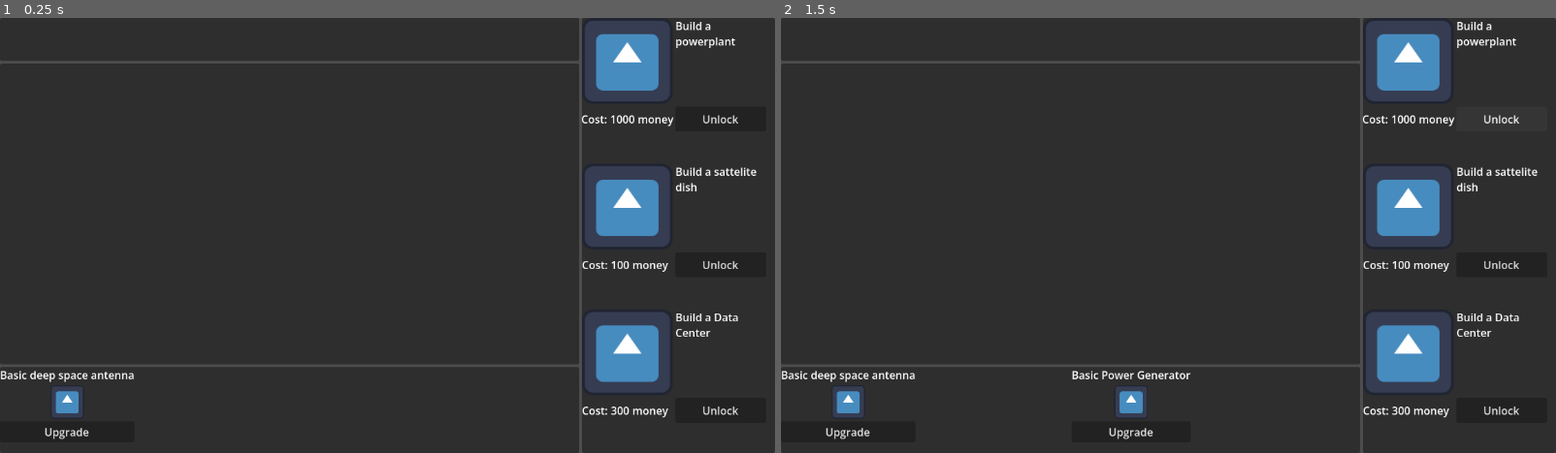
Above: before the commit, frames 1-2 (left to right).
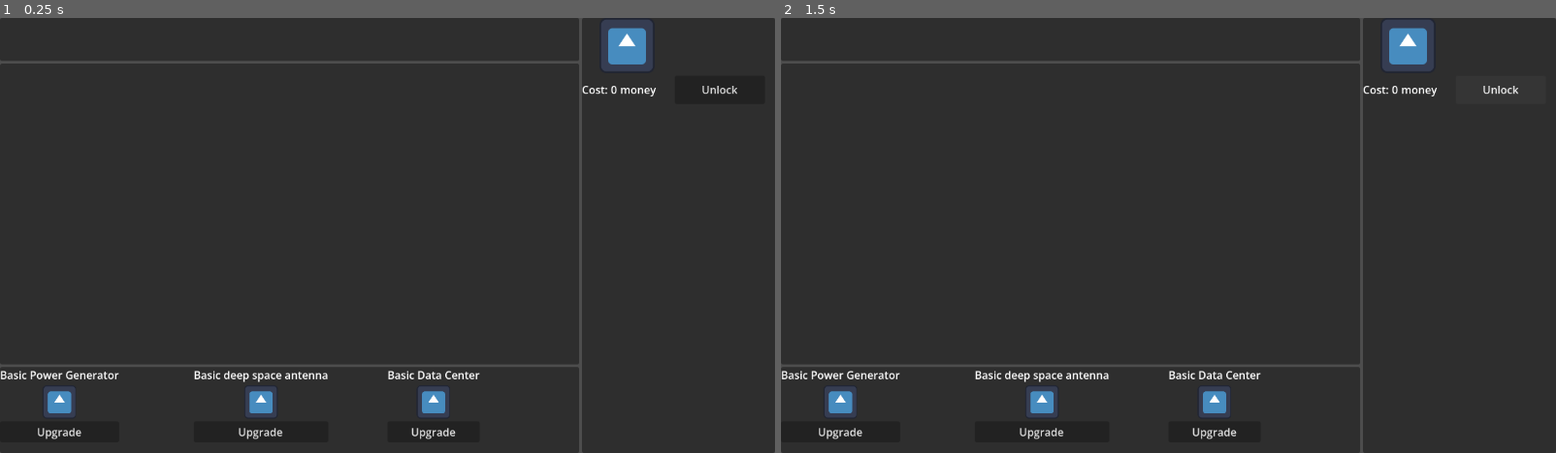
Above: after the commit, the same moments.

Repository: 23edsa/LDJAM_59
Game: Godot game, scene res://Scenes/Main.tscn
Same seed, same stepped clock (60 frames per second), same inputs: the game is played once before the commit and once after it. The engine's default icon, where the game draws it, is replaced by a stand-in: a white triangle on a blue panel in a dark square.
Inputs:
- Up to frame 1 (0.25 s): no input
- Up to frame 2 (1.5 s): click "Upgrade" at 0.5 s; click "Unlock" at 1.25 s

The runs differ from the first frame. In frame 1, 8.1% of the frame differs, in the area x 3-98%, y 0-97%; in frame 2, 8.6%.

Commit message:
Added drag and drop functionality

Diff:
--- a/Scenes/Building_card.tscn
+++ b/Scenes/Building_card.tscn
@@ -29,6 +29,6 @@
 expand_mode = 1
 stretch_mode = 5
 
-[node name="Ugrade_button" type="Button" parent="VBoxContainer" unique_id=1954255514]
+[node name="Upgrade_button" type="Button" parent="VBoxContainer" unique_id=1954255514]
 layout_mode = 2
 text = "Upgrade"
--- a/Scenes/Generators/Data_Center.tscn
+++ b/Scenes/Generators/Data_Center.tscn
@@ -4,6 +4,7 @@
 [ext_resource type="Script" uid="uid://dj1cg7t0o6kk3" path="res://Scenes/Generators/data_center.gd" id="1_dbyql"]
 
 [sub_resource type="RectangleShape2D" id="RectangleShape2D_up2k1"]
+size = Vector2(64, 64)
 
 [node name="DataCenter" type="Area2D" unique_id=769802270]
 script = ExtResource("1_dbyql")
@@ -11,9 +12,10 @@
 [node name="CollisionShape2D" type="CollisionShape2D" parent="." unique_id=1278881184]
 shape = SubResource("RectangleShape2D_up2k1")
 
+[node name="Sprite2D" type="Sprite2D" parent="CollisionShape2D" unique_id=1889640608]
+scale = Vector2(0.495, 0.495)
+texture = ExtResource("1_8dr8s")
+
 [node name="ProcessTimer" type="Timer" parent="." unique_id=30683586]
 
-[node name="Sprite2D" type="Sprite2D" parent="." unique_id=1889640608]
-texture = ExtResource("1_8dr8s")
-
 [connection signal="timeout" from="ProcessTimer" to="." method="_on_process_timer_timeout"]
--- a/Scenes/Generators/Data_center.tres
+++ b/Scenes/Generators/Data_center.tres
@@ -2,10 +2,13 @@
 
 [ext_resource type="Texture2D" uid="uid://jaxam4u7wajp" path="res://icon.svg" id="1_covn5"]
 [ext_resource type="Script" uid="uid://sf8jcwrbdtyx" path="res://Scripts/Generators/Building_data.gd" id="1_j2qxe"]
+[ext_resource type="PackedScene" uid="uid://cunnb06jkax3x" path="res://Scenes/Generators/Data_Center.tscn" id="1_qb0x5"]
 
 [resource]
 script = ExtResource("1_j2qxe")
 id = "basic_data_center"
 display_name = "Basic Data Center"
 icon = ExtResource("1_covn5")
+building_scene = ExtResource("1_qb0x5")
+initially_unlocked = true
 metadata/_custom_type_script = "uid://sf8jcwrbdtyx"
--- a/Scenes/Generators/Power_generator.tres
+++ b/Scenes/Generators/Power_generator.tres
@@ -8,4 +8,5 @@
 id = "basic_power"
 display_name = "Basic Power Generator"
 icon = ExtResource("1_yqy36")
+initially_unlocked = true
 metadata/_custom_type_script = "uid://sf8jcwrbdtyx"
--- a/Scenes/Generators/Sattelite_dish.tres
+++ b/Scenes/Generators/Sattelite_dish.tres
@@ -1,6 +1,7 @@
 [gd_resource type="Resource" script_class="BuildingData" format=3 uid="uid://gwx2pc13ngnq"]
 
 [ext_resource type="Script" uid="uid://sf8jcwrbdtyx" path="res://Scripts/Generators/Building_data.gd" id="1_b3lga"]
+[ext_resource type="PackedScene" uid="uid://1siemt0auyvy" path="res://Scenes/Generators/Sattelite_dish.tscn" id="1_i1nxv"]
 [ext_resource type="Texture2D" uid="uid://jaxam4u7wajp" path="res://icon.svg" id="1_okirs"]
 
 [resource]
@@ -8,5 +9,6 @@
 id = "basic_sattelite_dish"
 display_name = "Basic deep space antenna"
 icon = ExtResource("1_okirs")
+building_scene = ExtResource("1_i1nxv")
 initially_unlocked = true
 metadata/_custom_type_script = "uid://sf8jcwrbdtyx"
--- a/Scenes/Generators/Sattelite_dish.tscn
+++ b/Scenes/Generators/Sattelite_dish.tscn
@@ -4,6 +4,7 @@
 [ext_resource type="Texture2D" uid="uid://jaxam4u7wajp" path="res://icon.svg" id="2_jh4fv"]
 
 [sub_resource type="CircleShape2D" id="CircleShape2D_1chjn"]
+radius = 32.0
 
 [node name="SatteliteDish" type="Area2D" unique_id=961682294]
 script = ExtResource("1_1chjn")
@@ -11,12 +12,11 @@
 [node name="CollectionTimer" type="Timer" parent="." unique_id=815998562]
 autostart = true
 
-[node name="Sprite2D" type="Sprite2D" parent="." unique_id=1169456237]
+[node name="CollisionShape2D" type="CollisionShape2D" parent="." unique_id=102271918]
+shape = SubResource("CircleShape2D_1chjn")
+
+[node name="Sprite2D" type="Sprite2D" parent="CollisionShape2D" unique_id=1169456237]
 scale = Vector2(0.5, 0.5)
 texture = ExtResource("2_jh4fv")
 
-[node name="CollisionShape2D" type="CollisionShape2D" parent="." unique_id=102271918]
-scale = Vector2(5, 5)
-shape = SubResource("CircleShape2D_1chjn")
-
 [connection signal="timeout" from="CollectionTimer" to="." method="_on_collection_timer_timeout"]
--- a/Scenes/Main.tscn
+++ b/Scenes/Main.tscn
@@ -8,11 +8,10 @@
 [ext_resource type="Resource" uid="uid://uvc1yfh2tgut" path="res://Scenes/Generators/Data_center.tres" id="6_vy5pj"]
 [ext_resource type="PackedScene" uid="uid://buqyim7fora5u" path="res://Scenes/Building_card.tscn" id="7_50glp"]
 [ext_resource type="Script" uid="uid://wtxo1lovjv5t" path="res://Scripts/Milestones/Milestone_data.gd" id="7_bmxlf"]
-[ext_resource type="Resource" uid="uid://bo6cwej2vm3x2" path="res://Scenes/Milestones/Milestone_01.tres" id="8_4kpch"]
+[ext_resource type="Resource" uid="uid://xraft4amxxud" path="res://Scenes/Milestones/test_milestone.tres" id="8_grg3l"]
 [ext_resource type="PackedScene" uid="uid://bg4c8rn6xo711" path="res://Scenes/Milestone_card.tscn" id="8_vy5pj"]
-[ext_resource type="Resource" uid="uid://lsa1o7wnb2od" path="res://Scenes/Milestones/Milestone_02.tres" id="9_frkhe"]
-[ext_resource type="Resource" uid="uid://dl8socjmaldus" path="res://Scenes/Milestones/Milestone_03.tres" id="10_1p5hy"]
 [ext_resource type="PackedScene" uid="uid://dbcp3x4ql3s5l" path="res://Scenes/Managers/Resource_manager.tscn" id="11_4kpch"]
+[ext_resource type="PackedScene" uid="uid://ya0vo8hdwl5e" path="res://Scenes/Managers/Level_manager.tscn" id="14_1p5hy"]
 
 [node name="Main" type="Node2D" unique_id=1727471405]
 script = ExtResource("1_idj7w")
@@ -20,7 +19,7 @@
 [node name="MainUI" type="CanvasLayer" parent="." unique_id=1331611584]
 script = ExtResource("2_kln2b")
 all_buildings = Array[ExtResource("3_v1gob")]([ExtResource("4_jw32o"), ExtResource("5_50glp"), ExtResource("6_vy5pj")])
-all_milestones = Array[ExtResource("7_bmxlf")]([ExtResource("8_4kpch"), ExtResource("9_frkhe"), ExtResource("10_1p5hy")])
+all_milestones = Array[ExtResource("7_bmxlf")]([ExtResource("8_grg3l")])
 building_card_scene = ExtResource("7_50glp")
 milestone_card_scene = ExtResource("8_vy5pj")
 
@@ -56,6 +55,11 @@
 size_flags_vertical = 3
 size_flags_stretch_ratio = 7.0
 
+[node name="LevelManager" parent="MainUI/Background/MilestoneSplit/LeftSide/LevelManagerPanel" unique_id=1906808401 instance=ExtResource("14_1p5hy")]
+z_index = 1000
+z_as_relative = false
+layout_mode = 2
+
 [node name="BuildingsManagerPanel" type="PanelContainer" parent="MainUI/Background/MilestoneSplit/LeftSide" unique_id=1879855909]
 layout_mode = 2
 size_flags_vertical = 3
--- a/Scenes/Managers/Level_manager.tscn
+++ b/Scenes/Managers/Level_manager.tscn
@@ -1,10 +1,8 @@
 [gd_scene format=3 uid="uid://ya0vo8hdwl5e"]
 
-[ext_resource type="PackedScene" uid="uid://1siemt0auyvy" path="res://Scenes/Generators/Sattelite_dish.tscn" id="1_3qxif"]
-[ext_resource type="PackedScene" uid="uid://cunnb06jkax3x" path="res://Scenes/Generators/Data_Center.tscn" id="2_xfg1f"]
+[ext_resource type="Script" uid="uid://bud8mc64awsq8" path="res://Scripts/level_manager.gd" id="1_3qxif"]
 
-[node name="LevelManager" type="Node2D" unique_id=2032184353]
-
-[node name="SatteliteDish" parent="." unique_id=521162183 instance=ExtResource("1_3qxif")]
-
-[node name="DataCenter" parent="." unique_id=769802270 instance=ExtResource("2_xfg1f")]
+[node name="LevelManager" type="Control" unique_id=1138278389]
+layout_mode = 3
+anchors_preset = 0
+script = ExtResource("1_3qxif")
--- a/Scenes/Milestone_card.tscn
+++ b/Scenes/Milestone_card.tscn
@@ -14,8 +14,8 @@
 
 [node name="VBoxContainer" type="VBoxContainer" parent="." unique_id=1633027386]
 layout_mode = 0
-offset_right = 274.0
-offset_bottom = 169.0
+offset_right = 272.0
+offset_bottom = 128.0
 
 [node name="Top" type="HBoxContainer" parent="VBoxContainer" unique_id=1706019592]
 layout_mode = 2
@@ -29,6 +29,8 @@
 layout_mode = 2
 size_flags_horizontal = 3
 texture = ExtResource("1_7ht2n")
+expand_mode = 1
+stretch_mode = 5
 
 [node name="RichTextLabel" type="RichTextLabel" parent="VBoxContainer/Top/HBoxContainer" unique_id=461976156]
 layout_mode = 2
--- a/Scenes/Milestones/Milestone_01.tres
+++ b/Scenes/Milestones/Milestone_01.tres
@@ -1,6 +1,6 @@
 [gd_resource type="Resource" script_class="MilestoneData" format=3 uid="uid://bo6cwej2vm3x2"]
 
-[ext_resource type="Resource" uid="uid://bcowa6f5tuqbq" path="res://Scenes/Generators/Power_generator.tres" id="1_o4n2i"]
+[ext_resource type="Resource" uid="uid://gwx2pc13ngnq" path="res://Scenes/Generators/Sattelite_dish.tres" id="1_o4n2i"]
 [ext_resource type="Script" uid="uid://wtxo1lovjv5t" path="res://Scripts/Milestones/Milestone_data.gd" id="1_ow6ik"]
 
 [resource]
--- /dev/null
+++ b/Scenes/Milestones/test_milestone.tres
@@ -0,0 +1,10 @@
+[gd_resource type="Resource" script_class="MilestoneData" format=3 uid="uid://xraft4amxxud"]
+
+[ext_resource type="Resource" uid="uid://gwx2pc13ngnq" path="res://Scenes/Generators/Sattelite_dish.tres" id="1_1blpl"]
+[ext_resource type="Script" uid="uid://wtxo1lovjv5t" path="res://Scripts/Milestones/Milestone_data.gd" id="1_wm4cj"]
+
+[resource]
+script = ExtResource("1_wm4cj")
+resource_type = "money"
+building_to_unlock = ExtResource("1_1blpl")
+metadata/_custom_type_script = "uid://wtxo1lovjv5t"
--- a/Scripts/building_card.gd
+++ b/Scripts/building_card.gd
@@ -1,4 +1,4 @@
-extends Node
+extends Control
 
 @export var my_building_data:BuildingData
 
@@ -6,5 +6,21 @@
 	setup(my_building_data)
 
 func setup(building):
+	my_building_data = building
 	$VBoxContainer/Building_name.text = building.display_name
 	$VBoxContainer/Building_icon.texture = building.icon
+func _get_drag_data(at_positon:Vector2):
+	if my_building_data == null or my_building_data.building_scene == null:
+		return null
+
+	var preview_texture = TextureRect.new()
+	preview_texture.texture = my_building_data.icon
+	preview_texture.expand_mode = TextureRect.EXPAND_IGNORE_SIZE
+	preview_texture.custom_minimum_size = Vector2(64,64)
+	preview_texture.modulate = Color(1,1,1,0.5)
+
+	var preview_control = Control.new()
+	preview_control.add_child(preview_texture)
+	preview_texture.position = -preview_texture.custom_minimum_size/2
+	set_drag_preview(preview_control)
+	return my_building_data
--- /dev/null
+++ b/Scripts/level_manager.gd
@@ -0,0 +1,26 @@
+extends Control
+
+@export var grid_size = Vector2(64,64)
+var occupied_cells:Dictionary = {}
+
+func _can_drop_data(at_position:Vector2, data):
+	if data is BuildingData:
+		var target_grid_position = get_grid_position(at_position)
+
+		if occupied_cells.has(target_grid_position):
+			return false
+		return true
+
+func _drop_data(at_position, data):
+	var building_data = data as BuildingData
+	var target_grid_position = get_grid_position(at_position)
+	var new_building = building_data.building_scene.instantiate()
+	add_child(new_building)
+	new_building.position = target_grid_position
+	occupied_cells[target_grid_position] = new_building
+
+
+func get_grid_position(pos:Vector2):
+	var x = floor(pos.x / grid_size.x) * grid_size.x
+	var y = floor(pos.y / grid_size.y) * grid_size.y
+	return Vector2(x, y)
--- a/Scripts/milestone_card.gd
+++ b/Scripts/milestone_card.gd
@@ -15,3 +15,4 @@
 
 func _on_button_pressed():
 	unlock_requested.emit(my_milestone)
+	#c
--- a/Scripts/resource_manager.gd
+++ b/Scripts/resource_manager.gd
@@ -3,12 +3,3 @@
 var raw_data:float = 1000000
 var money:float = 1000000
 var power:float = 1000000
-
-# Called when the node enters the scene tree for the first time.
-func _ready():
-	pass # Replace with function body.
-
-
-# Called every frame. 'delta' is the elapsed time since the previous frame.
-func _process(delta):
-	pass
Not shown, added: Scripts/level_manager.gd.uid
